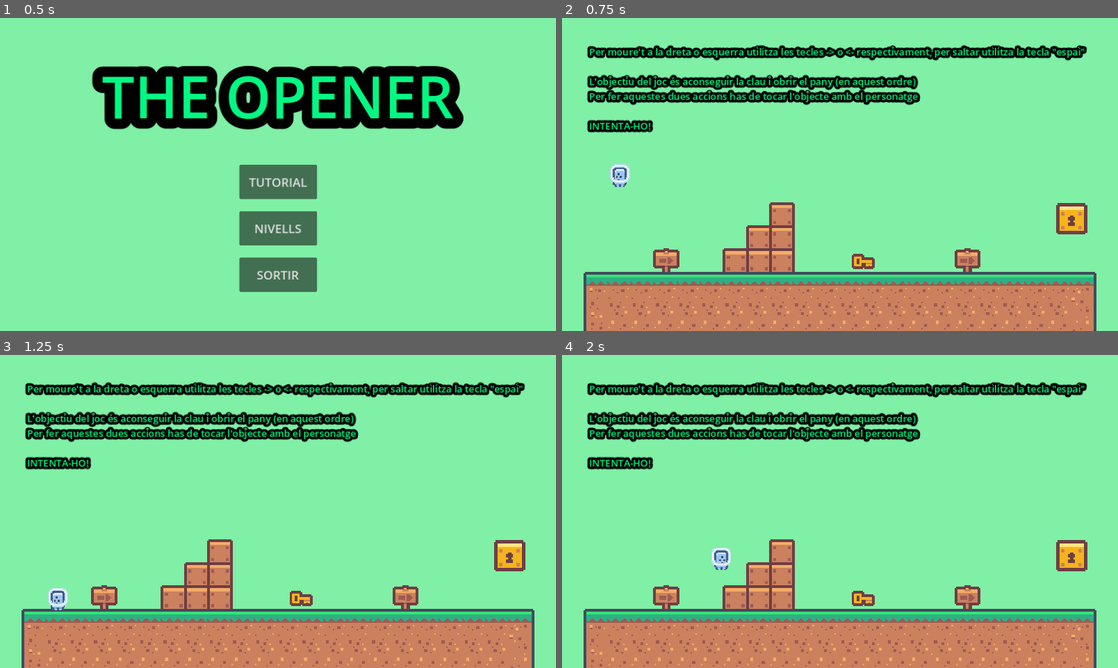
Above: before the commit, frames 1-4 (two rows, left to right).
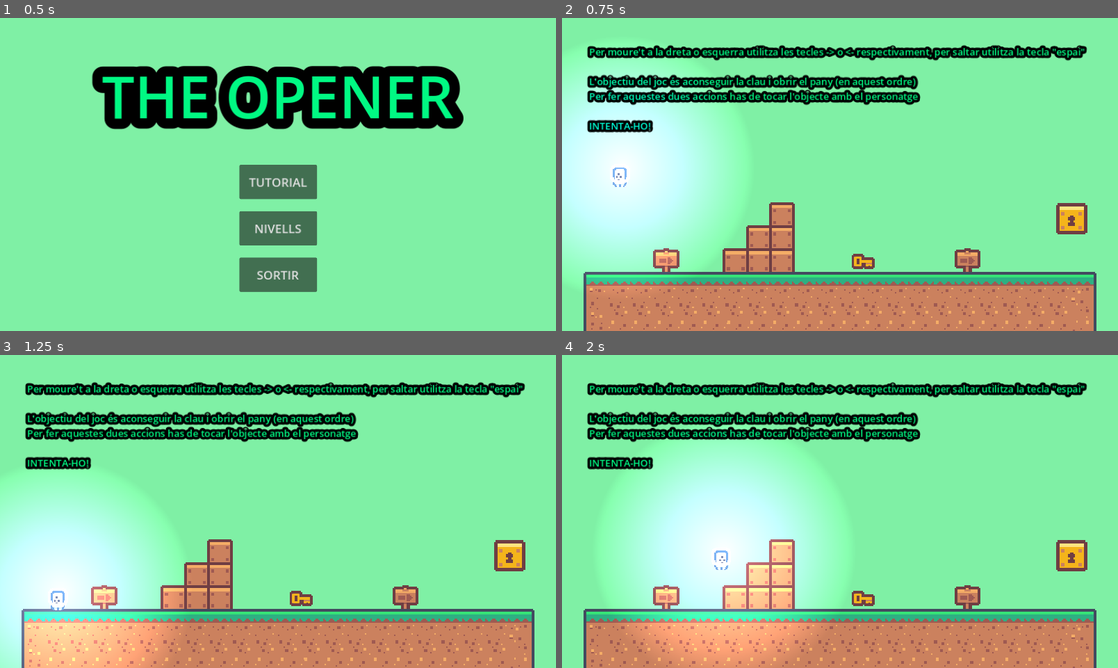
Above: after the commit, the same moments.

Repository: mapefu/TheOpener
Game: Godot game, scene res://Escenas/menu.tscn
Same seed, same stepped clock (60 frames per second), same inputs: the game is played once before the commit and once after it.
Inputs:
- Up to frame 1 (0.5 s): no input
- Up to frame 2 (0.75 s): click "TUTORIAL" at 0.5 s
- Up to frame 3 (1.25 s): no input
- Up to frame 4 (2 s): hold Right (Dreta) from 1.28 s (still down); tap Space (Saltar) at 1.52 s

Frame 1 is identical in both runs. In frame 2, 17% of the frame differs, in the area x 0-32%, y 12-85%; in frame 3, 17%; in frame 4, 23%, in the area x 9-50%, y 26-100%.

Commit message:
Restricció de llum

Diff:
--- a/Escenas/Character.tscn
+++ b/Escenas/Character.tscn
@@ -22,6 +22,17 @@
 [sub_resource type="RectangleShape2D" id="RectangleShape2D_eyalq"]
 size = Vector2(38, 47)
 
+[sub_resource type="Gradient" id="Gradient_k8tvn"]
+offsets = PackedFloat32Array(0, 0.616883)
+colors = PackedColorArray(1, 1, 1, 1, 0, 0, 0, 1)
+
+[sub_resource type="GradientTexture2D" id="GradientTexture2D_i5eek"]
+gradient = SubResource("Gradient_k8tvn")
+width = 650
+height = 650
+fill = 1
+fill_from = Vector2(0.509174, 0.477064)
+
 [node name="Character" type="CharacterBody2D"]
 script = ExtResource("1_hfy7k")
 VolverAJugar = ExtResource("2_n1ooq")
@@ -35,3 +46,6 @@
 
 [node name="CollisionShape2D" type="CollisionShape2D" parent="."]
 shape = SubResource("RectangleShape2D_eyalq")
+
+[node name="PointLight2D" type="PointLight2D" parent="."]
+texture = SubResource("GradientTexture2D_i5eek")
--- a/Escenas/mapa_1.tscn
+++ b/Escenas/mapa_1.tscn
@@ -596,3 +596,6 @@
 tile_set = SubResource("TileSet_mxqya")
 format = 2
 layer_0/tile_data = PackedInt32Array(851968, 589824, 1, 851969, 589824, 1, 851970, 589824, 1, 851971, 589824, 1, 851991 …(1424 unchanged characters)…
+
+[node name="CanvasModulate" type="CanvasModulate" parent="."]
+color = Color(0, 0, 0, 1)
--- a/Escenas/mapa_2.tscn
+++ b/Escenas/mapa_2.tscn
@@ -598,6 +598,10 @@
 stretch_mode = 1
 metadata/_edit_use_anchors_ = true
 
+[node name="CanvasModulate" type="CanvasModulate" parent="."]
+scale = Vector2(3, 3)
+color = Color(0, 0, 0, 1)
+
 [node name="TileMap" type="TileMap" parent="."]
 texture_filter = 1
 scale = Vector2(3, 3)
--- a/Escenas/mapa_3.tscn
+++ b/Escenas/mapa_3.tscn
@@ -624,3 +624,6 @@
 layer_0/tile_data = PackedInt32Array(0, 589824, 0, 65536, 589824, 0, 131072, 589824, 0, 196608, 589824, 0, 262144, 5898 …(6171 unchanged characters)…
 layer_1/name = "Estructura"
 layer_1/tile_data = PackedInt32Array(589827, 65536, 0, 589828, 131072, 0, 589829, 196608, 0, 983049, 1048576, 6, 917513 …(293 unchanged characters)…
+
+[node name="CanvasModulate" type="CanvasModulate" parent="."]
+color = Color(0, 0, 0, 1)
--- a/Escenas/nivell_3.tscn
+++ b/Escenas/nivell_3.tscn
@@ -13,8 +13,8 @@
 position = Vector2(72, 312)
 
 [node name="Llave" parent="." instance=ExtResource("3_ge0go")]
-position = Vector2(456, 360)
+position = Vector2(985, 312)
 
 [node name="Cerradura" parent="." instance=ExtResource("4_8v827")]
-position = Vector2(1080, 360)
+position = Vector2(24, 600)
 scale = Vector2(0.805, 0.805)
Not shown: 1 places in Escenas/Character.tscn that only renumber resources
